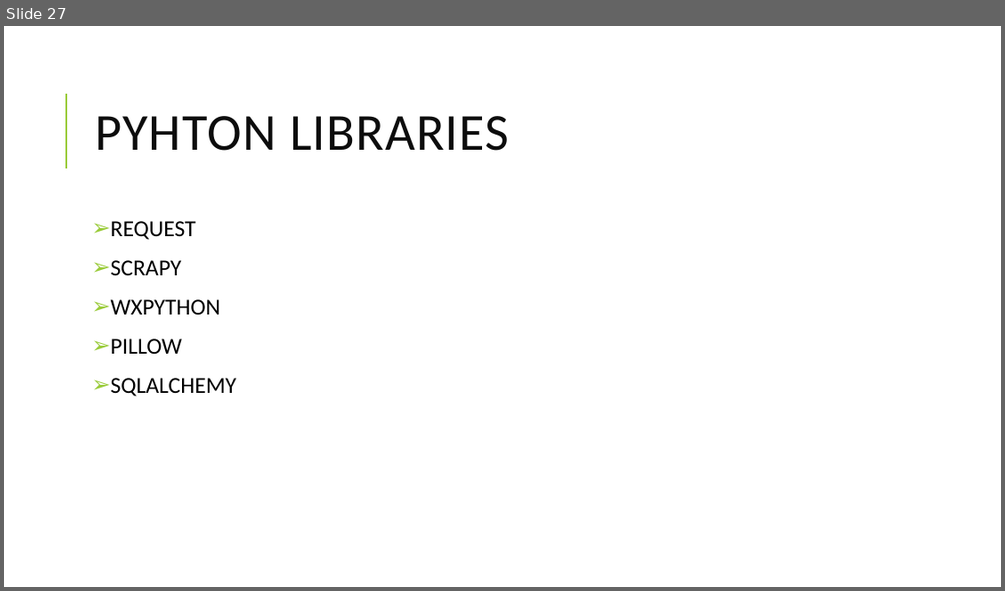
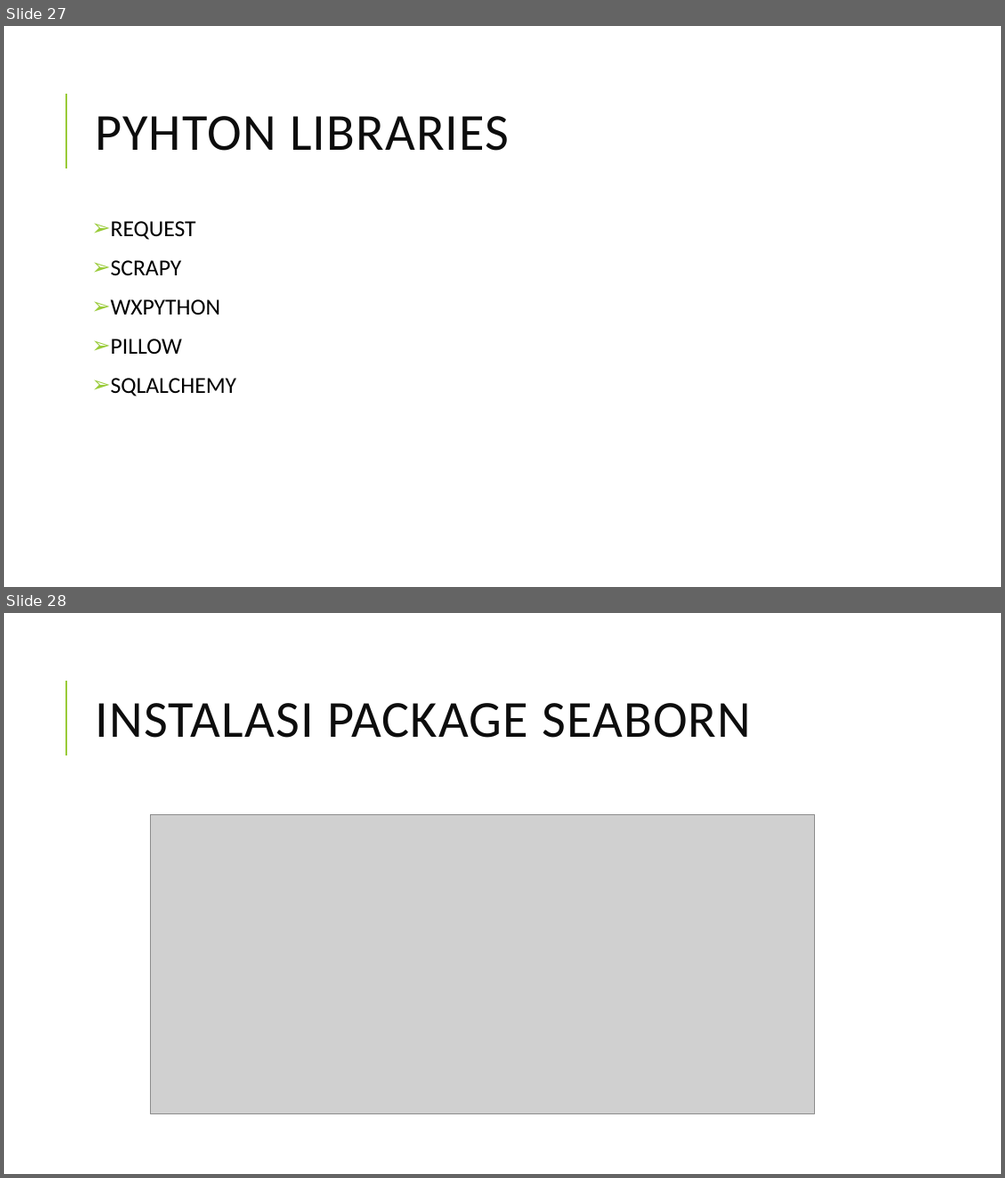
Before and after one commit to dinuryahbn/PengantarDeepLearning, a slide deck: Tugas1/pengenalan phyton.pptx. Shown one above the other, each under a label of ours: slide 27 before the commit, slides 27 and 28 after it. The pictures are 1005x591 and 1005x1178 pixels, drawn with LibreOffice and Linux fonts; fonts in the diff are those of the drawing; grey boxes stand for pictures. Boxes give left, top, right and bottom in pixels: in the first picture for what was removed or moved away, otherwise in the second. Text is boxed around its words. In the diff, an @@ line names an element or a change of style, - is before the commit and + after.

Commit message:
Penambahan Materi
Update jupyter dan Seaborn

```diff
--- a/Tugas1/pengenalan phyton.pptx
+++ b/Tugas1/pengenalan phyton.pptx
@@ slide 28 added at [4, 613, 1001, 1174], background #FFFFFF; not listed: 1 template element that a slide beside it also shows @@
@@ title added at [95, 703, 752, 738], 50 pt, text #0D0D0D @@
+INSTALASI PACKAGE SEABORN
@@ picture added at [151, 814, 816, 1113] @@
```
Also in this commit, not shown: 1 slide changed, 2 other slides added.
